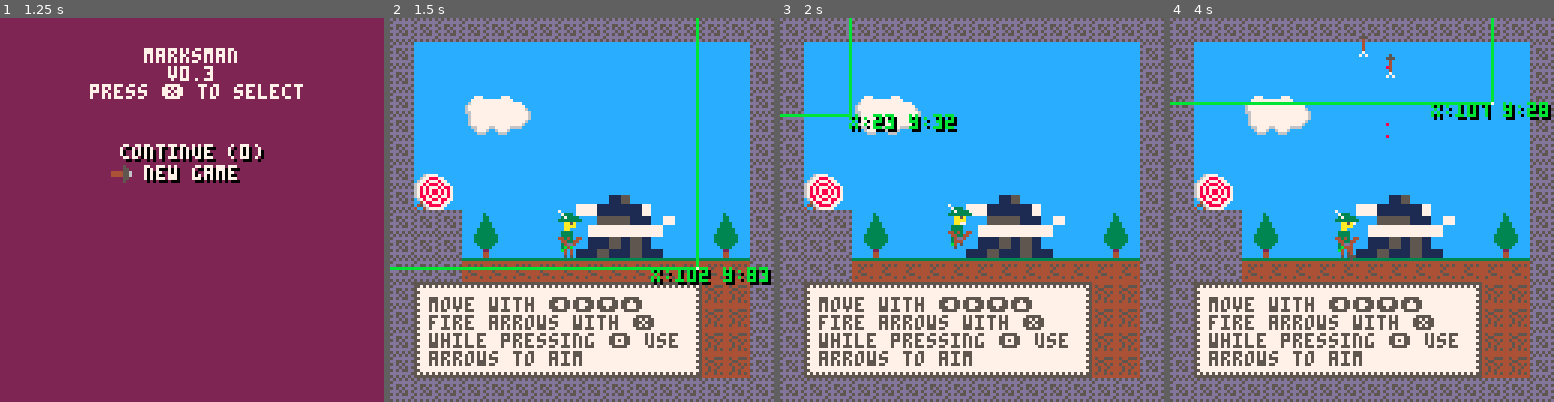
Above: before the commit, frames 1-4 (left to right).
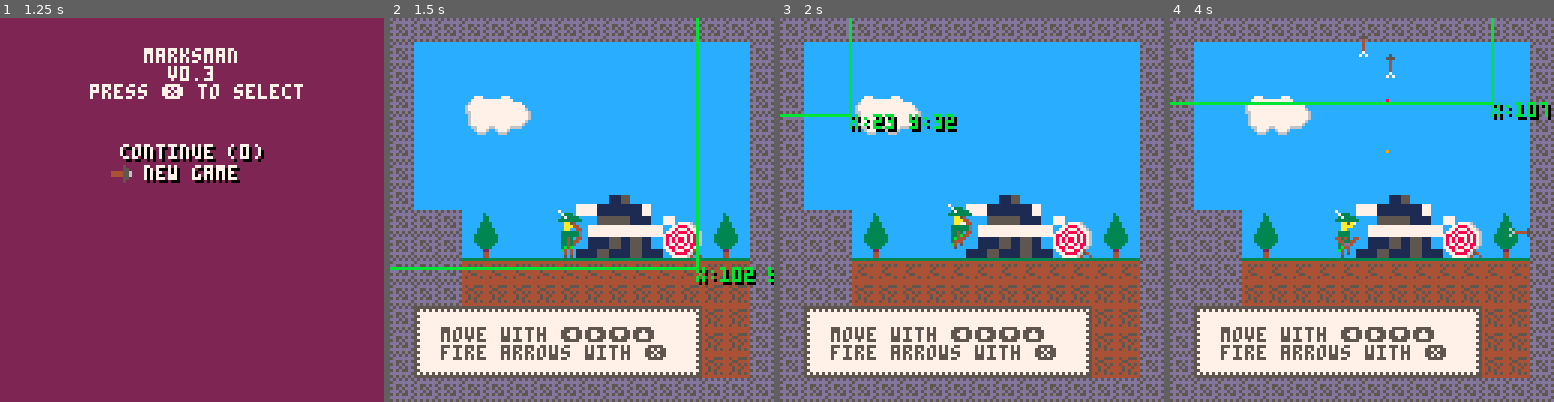
Above: after the commit, the same moments.

Repository: tupini07/games
Game: PICO-8 cartridge marksman-p/marksman.p8
The game is run twice, just before and just after one commit, with the same random seed, the same clock (stepped at 60 frames per second) and the same inputs.
Inputs (mouse positions are in pixels of both pictures, inside the frame that each line leads up to):
- Up to frame 1 (1.25 s): tap O (Z key) at 0.33, 1.07 s; click (241, 121) at 0.67 s; tap Down at 0.7 s; click (307, 267) at 1.22 s
- Up to frame 2 (1.5 s): tap X (X key) at 1.43 s
- Up to frame 3 (2 s): click (849, 114) at 1.77 s; hold Up from 1.97 s (still down)
- Up to frame 4 (4 s): tap X (X key) at 2.07, 2.82, 3.57 s; tap O (Z key) at 2.22, 3.72 s; click (1300, 259) at 2.32 s; release Up at 2.63 s; hold Right 2.68-3.02 s; click (1365, 106) at 2.87 s; hold Down 3.07-3.73 s; click (1427, 256) at 3.42 s; hold Left from 3.78 s (still down); click (1492, 102) at 3.97 s

Frame 1 is identical in both runs. In frame 2, 11% of the frame differs, in the area x 6-100%, y 40-91%; in frame 3, 9.8%; in frame 4, 11%.

Commit message:
basic introduction levels for commands and springs

Diff:
--- a/marksman-p/marksman.p8
+++ b/marksman-p/marksman.p8
@@ -661,7 +659,13 @@
     end,
     reset_for_new_level = function()
         PLAYER.dir = 1
-        bow.change_dir(7)
+        if SAVE_DATA.current_level == 1 then
+            -- aim forward for first level
+            bow.change_dir(1)
+        else
+            bow.change_dir(7)
+        end
+
     end,
     update = function()
         change_bow_direction()
@@ -778,7 +782,7 @@
         y = y,
         dx = dx,
         dy = dy,
-        lifetime = 60,
+        lifetime = 90,
         is_stuck = false,
         collider = collider
     }
@@ -1148,11 +1152,26 @@
 return {
     draw_current_level_text = function()
         if SAVE_DATA.current_level == 1 then
-            print("move with ⬅️➡️⬇️⬆️", 13, 93, 5)
+            print("move with ⬅️➡️⬇️⬆️", 17, 103, 5)
             print("fire arrows with ❎")
-            print("while pressing 🅾️ use\narrows to aim")
-        end
-
+        end
+
+        if SAVE_DATA.current_level == 2 then
+            print("use ⬅️➡️⬇️⬆️", 143, 12, 5)
+            print("while pressing 🅾️")
+            print("to aim")
+        end
+
+        if SAVE_DATA.current_level == 3 then
+            print("springs will", 314, 88, 5)
+            print("take you where")
+            print("you need to go")
+        end
+
+        if SAVE_DATA.current_level == 4 then
+            print("springs also work", 398, 14, 5)
+            print("on arrows!")
+        end
     end
 }
 end
@@ -1164,21 +1183,17 @@
     assert = function(condition, msg) assert(condition, msg) end,
     track_mouse_coordinates = function()
         poke(0x5F2D, 1)
-        local mousex = mid(0, stat(32), 127)
-        local mousey = mid(0, stat(33), 127)
+        local mousex = stat(32)
+        local mousey = stat(33)
 
         line(0, mousey, mousex, mousey, 11)
         line(mousex, 0, mousex, mousey, 11)
         pset(mousex, mousey, 7)
 
         local coords_text = "x:" .. mousex .. " y:" .. mousey
-        local txt_pixel_len = print_utils.get_length_of_text(coords_text)
-
-        local px = mid(0, mousex, 127 - txt_pixel_len)
-        local py = mid(0, mousey, 127 - 4)
-
-        print(coords_text, px + 1, py + 1, 0)
-        print(coords_text, px, py, 11)
+
+        print(coords_text, mousex + 1, mousey + 1, 0)
+        print(coords_text, mousex, mousey, 11)
     end
 }
 end
@@ -1598,149 +1613,149 @@
 0001010000020200000000000000000000010000000202000000000000000000000000000000000000000000000000000000000000000000000000000000000000000000000000000000000000000000000000000000000000000000000000000000000000000000000000000000000000000000000000000000000000000000
 0000000000000000000000000000000000000000000000000000000000000000000000000000000000000000000000000000000000000000000000000000000000000000000000000000000000000000000000000000000000000000000000000000000000000000000000000000000000000000000000000000000000000000
 __map__
-1111111111111111111111111111111111111111111111111111111111111111111111111111111111111111111111110000000000000000000000000000000000000000000000000000000000000000000000000000000000000000000000000000000000000000000000000000000000000000000000000000000000000000
-11000000000000000000000000000011110000000000005a5b5c000000000011110000000000000000000000000000110000000000000000000000000000000000000000000000000000000000000000000000000000000000000000000000000000000000000000000000000000000000000000000000000000000000000000
-11000000000000000000000000000011110000000000006a6b6c000000000011110000000000000000000000000000110000000000000000000000000000000000000000000000000000000000000000000000000000000000000000000000000000000000000000000000000000000000000000000000000000000000000000
-1100005d5e5f0000000000000000001111000000000000000000005a5b5c0011110000000000000000000000000000110000000000000000000000000000000000000000000000000000000000000000000000000000000000000000000000000000000000000000000000000000000000000000000000000000000000000000
-1100006d6e6f0000000000000000001111000000000000000000006a6b6c0011110000000000000000000001000000110000000000000000000000000000000000000000000000000000000000000000000000000000000000000000000000000000000000000000000000000000000000000000000000000000000000000000
-1100000000000000000000000000001111005d5e5f0000000000000000000011010101000000000000000001000000110000000000000000000000000000000000000000000000000000000000000000000000000000000000000000000000000000000000000000000000000000000000000000000000000000000000000000
-113a000000000000000000000000001111006d6e6f0000000000000000000011110000000000000000000001000000110000000000000000000000000000000000000000000000000000000000000000000000000000000000000000000000000000000000000000000000000000000000000000000000000000000000000000
-1100000000000000000000000000001111000000000000000000000000000011110000000000000000000001000000110000000000000000000000000000000000000000000000000000000000000000000000000000000000000000000000000000000000000000000000000000000000000000000000000000000000000000
-1111115758000003000000000057581111000000000000000000000000000011110001000000000000000000000000110000000000000000000000000000000000000000000000000000000000000000000000000000000000000000000000000000000000000000000000000000000000000000000000000000000000000000
-1111116768000000000000000067681111000000000000000000000000000011110001000000000000000000000000110000000000000000000000000000000000000000000000000000000000000000000000000000000000000000000000000000000000000000000000000000000000000000000000000000000000000000
-1111110101010101010101010101011111000000000000000000000000000011110101000000000000000000000000110000000000000000000000000000000000000000000000000000000000000000000000000000000000000000000000000000000000000000000000000000000000000000000000000000000000000000
-1134353535353535353535353602021111000000000000000000000000000011110000000000000000000000000000110000000000000000000000000000000000000000000000000000000000000000000000000000000000000000000000000000000000000000000000000000000000000000000000000000000000000000
-1144454545454545454545454602021111000000000000000000000000000011110000000000000000000000000000110000000000000000000000000000000000000000000000000000000000000000000000000000000000000000000000000000000000000000000000000000000000000000000000000000000000000000
-1144454545454545454545454602021111000300000000000011390011000011110000000011110000000000000000110000000000000000000000000000000000000000000000000000000000000000000000000000000000000000000000000000000000000000000000000000000000000000000000000000000000000000
-1154555555555555555555555602021111000000000000000011000011000011110000111111110011111111111100110000000000000000000000000000000000000000000000000000000000000000000000000000000000000000000000000000000000000000000000000000000000000000000000000000000000000000
-1111111111111111111111111111111111111111111111111111111111111111111111111111111111111111111111110000000000000000000000000000000000000000000000000000000000000000000000000000000000000000000000000000000000000000000000000000000000000000000000000000000000000000
-…(130 lines of a section not shown)…
+1111111111111111111111111111111111111111111111111111111111111111111111111111111111111111111111111111111111111111111111111111111100000000000000000000000000000000000000000000000000000000000000000000000000000000000000000000000000000000000000000000000000000000
+1100000000000000000000000000001111343535353535353535360000000011110000000000000000000000000000111134353535353535353536000000001100000000000000000000000000000000000000000000000000000000000000000000000000000000000000000000000000000000000000000000000000000000
+1100000000000000000000000000001111444545454545454545460000000011110000000000000000000000000000111144454545454545454546000000001100000000000000000000000000000000000000000000000000000000000000000000000000000000000000000000000000000000000000000000000000000000
+1100005d5e5f0000000000000000001111545555555555555555565a5b5c0011115e5f000000000000000000003900111154555555555555555556000000001100000000000000000000000000000000000000000000000000000000000000000000000000000000000000000000000000000000000000000000000000000000
+1100006d6e6f0000000000000000001111000000000000000000006a6b6c0011116e6f000000000000000000000000111100006a6b6c0000000000000000001100000000000000000000000000000000000000000000000000000000000000000000000000000000000000000000000000000000000000000000000000000000
+1100000000000000000000000000001111005d5e5f00000000000000000000111100000000000000111111111111111111000000000000000000005d5e5f001100000000000000000000000000000000000000000000000000000000000000000000000000000000000000000000000000000000000000000000000000000000
+1100000000000000000000000000001111006d6e6f00000000000000000000111100000000000000110000000000001111000000000000000000006d6e6f001100000000000000000000000000000000000000000000000000000000000000000000000000000000000000000000000000000000000000000000000000000000
+1100000000000000000000000000001111000000000000000000000000000011110000000000000011000000005a5b111100000000000000000000000000001100000000000000000000000000000000000000000000000000000000000000000000000000000000000000000000000000000000000000000000000000000000
+1111115758000003000000390057581111000000000000000000000000390011110000000000002511000000006a6b111128000000000000000000000000001100000000000000000000000000000000000000000000000000000000000000000000000000000000000000000000000000000000000000000000000000000000
+1111116768000000000000000067681111000000000000000000000000000011110000000011111111000000000000111100000000000000000000000000001100000000000000000000000000000000000000000000000000000000000000000000000000000000000000000000000000000000000000000000000000000000
+1111110101010101010101010101011111000000000000000000000000111111110000000011343535353535353536111150515253000000000000000000001100000000000000000000000000000000000000000000000000000000000000000000000000000000000000000000000000000000000000000000000000000000
+11111102020202020202020202020211110000000000000000000000000000111100000000114445454545454545461111606162630000000011111100002c1100000000000000000000000000000000000000000000000000000000000000000000000000000000000000000000000000000000000000000000000000000000
+1134353535353535353535353602021111000000000000000000000000000011110300000011444545454545454546111170717273000000390011000000001100000000000000000000000000000000000000000000000000000000000000000000000000000000000000000000000000000000000000000000000000000000
+1144454545454545454545454602021111000003000000000000000000000011110000002511545555555555555556111100008283000000000011030000001100000000000000000000000000000000000000000000000000000000000000000000000000000000000000000000000000000000000000000000000000000000
+1154555555555555555555555602021111000000000000000000000000000011110101010101010101010101010101111100919293000000111111000000001100000000000000000000000000000000000000000000000000000000000000000000000000000000000000000000000000000000000000000000000000000000
+1111111111111111111111111111111111111111111111111111111111111111111111111111111111111111111111111111111111111111111111111111111100000000000000000000000000000000000000000000000000000000000000000000000000000000000000000000000000000000000000000000000000000000
+…(130 lines of a section not shown)…
--- a/marksman-p/src/entities/arrow.lua
+++ b/marksman-p/src/entities/arrow.lua
@@ -20,7 +20,7 @@
         y = y,
         dx = dx,
         dy = dy,
-        lifetime = 60,
+        lifetime = 90,
         is_stuck = false,
         collider = collider
     }
--- a/marksman-p/src/entities/player.lua
+++ b/marksman-p/src/entities/player.lua
@@ -166,7 +166,13 @@
     end,
     reset_for_new_level = function()
         PLAYER.dir = 1
-        bow.change_dir(7)
+        if SAVE_DATA.current_level == 1 then
+            -- aim forward for first level
+            bow.change_dir(1)
+        else
+            bow.change_dir(7)
+        end
+
     end,
     update = function()
         change_bow_direction()
--- a/marksman-p/src/managers/level_text.lua
+++ b/marksman-p/src/managers/level_text.lua
@@ -1,10 +1,25 @@
 return {
     draw_current_level_text = function()
         if SAVE_DATA.current_level == 1 then
-            print("move with ⬅️➡️⬇️⬆️", 13, 93, 5)
+            print("move with ⬅️➡️⬇️⬆️", 17, 103, 5)
             print("fire arrows with ❎")
-            print("while pressing 🅾️ use\narrows to aim")
         end
 
+        if SAVE_DATA.current_level == 2 then
+            print("use ⬅️➡️⬇️⬆️", 143, 12, 5)
+            print("while pressing 🅾️")
+            print("to aim")
+        end
+
+        if SAVE_DATA.current_level == 3 then
+            print("springs will", 314, 88, 5)
+            print("take you where")
+            print("you need to go")
+        end
+
+        if SAVE_DATA.current_level == 4 then
+            print("springs also work", 398, 14, 5)
+            print("on arrows!")
+        end
     end
 }
--- a/marksman-p/src/states/game_state.lua
+++ b/marksman-p/src/states/game_state.lua
@@ -13,7 +13,6 @@
 local level_text = require("managers/level_text")
 
 local debug = require("utils/debug")
-
 
 local level_win = false
 local show_win_banner = false
@@ -122,7 +121,6 @@
     particles.draw()
     if level_win and show_win_banner then level_win_draw() end
     debug.track_mouse_coordinates()
-
 end
 
 return {init = init, update = update, draw = draw}
--- a/marksman-p/src/utils/debug.lua
+++ b/marksman-p/src/utils/debug.lua
@@ -5,20 +5,16 @@
     assert = function(condition, msg) assert(condition, msg) end,
     track_mouse_coordinates = function()
         poke(0x5F2D, 1)
-        local mousex = mid(0, stat(32), 127)
-        local mousey = mid(0, stat(33), 127)
+        local mousex = stat(32)
+        local mousey = stat(33)
 
         line(0, mousey, mousex, mousey, 11)
         line(mousex, 0, mousex, mousey, 11)
         pset(mousex, mousey, 7)
 
         local coords_text = "x:" .. mousex .. " y:" .. mousey
-        local txt_pixel_len = print_utils.get_length_of_text(coords_text)
 
-        local px = mid(0, mousex, 127 - txt_pixel_len)
-        local py = mid(0, mousey, 127 - 4)
-
-        print(coords_text, px + 1, py + 1, 0)
-        print(coords_text, px, py, 11)
+        print(coords_text, mousex + 1, mousey + 1, 0)
+        print(coords_text, mousex, mousey, 11)
     end
 }
